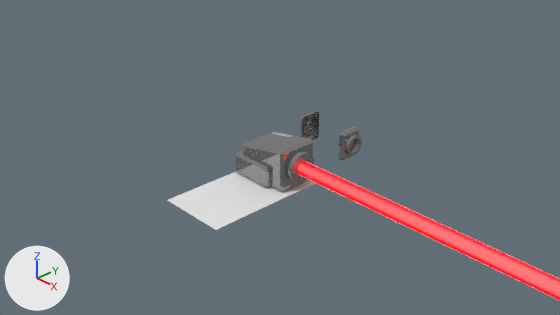
The Blender file game/src/assets/mix_node.blend: old version first, new version second.
The view is the same before and after, from the file's camera 'Camera'. The axes (+X, +Y, +Z) are drawn at lower left. The lights are the same throughout.

Before the edit, the objects in view are built like this:
```python
me_cube_004 = bpy.data.meshes.new('Cube.004')
me_cube_004.from_pydata(...)  # 176 vertices, 147 faces; spans x 0.023..0.983, y -0.873..-0.128, z -0.002..0.6
me_cube_004.materials.append(mat_parts)
me_cube_007 = bpy.data.meshes.new('Cube.007')
me_cube_007.from_pydata(...)  # 24 vertices, 26 faces; spans x 0.1..0.9, y -1.8..-0.2, z 0.0..0.6
me_cube_007.materials.append(mat_parts)
me_cube_008 = bpy.data.meshes.new('Cube.008')
me_cube_008.from_pydata(...)  # 180 vertices, 146 faces; spans x 0.85..0.995, y -0.664..-0.325, z 0.087..0.513
me_cube_008.materials.append(mat_parts)
ob_chassis_v2 = bpy.data.objects.new('Chassis.V2', me_cube_007)
ob_chassis_v2.location = (0.0, 0.0, 0.0)
ob_chassis_v2.hide_set(True)
ob_emitter = bpy.data.objects.new('Emitter', me_cube_004)
ob_emitter.location = (0.0, 0.0, 0.0)
ob_mixnode_002 = bpy.data.objects.new('MixNode.002', me_cube_008)
ob_mixnode_002.location = (0.0, 1.0, 0.0)
# also in view: 'InputNode' at (0.08, 0.5, 0.3); 'Plane' at (0.5, -0.5, 0.0); 'Plane.001' at (0.5, -1.5, 0.0); 'Laser' at (145.68, -0.5, 0.3)
```
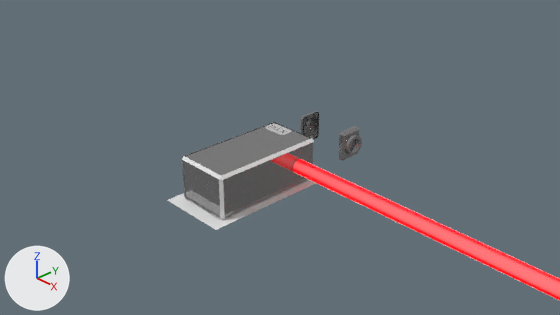
What the commit changed:
Material 'highlight' (mat_highlight) is new.
Its base color is (0.8, 0.8, 0.8) (white #e7e7e7).
Mesh me_cube_009 is new.
It has 24 vertices, 20 faces and spans x 0.1..0.9, y -1.81..-0.19, z -0.01..0.61.
It uses material mat_highlight (white #e7e7e7).
Object 'Chassis.V2' (ob_chassis_v2) is now shown.
Object 'Emitter' (ob_emitter) is now hidden.
Object 'Chassis.V2.Select' (ob_chassis_v2_select) is new; it shows me_cube_009.
Its location is (0.0, 0.0, 0.0).

What differs and where, as boxes [x1, y1, x2, y2] in the pictures (560 x 315 px):
'Chassis.V2', shown: after [183, 123, 313, 218]
'Emitter', hidden: before [236, 132, 314, 192]
'Chassis.V2.Select', added: after [182, 122, 314, 220]
'Plane.001', unchanged, covered by the edit: before [167, 175, 276, 230]; after [167, 193, 276, 230]
